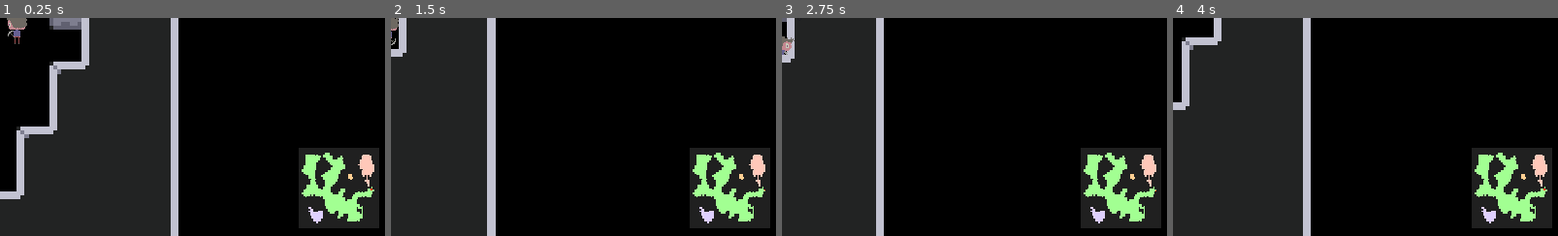
Above: before the commit, frames 1-4 (left to right).
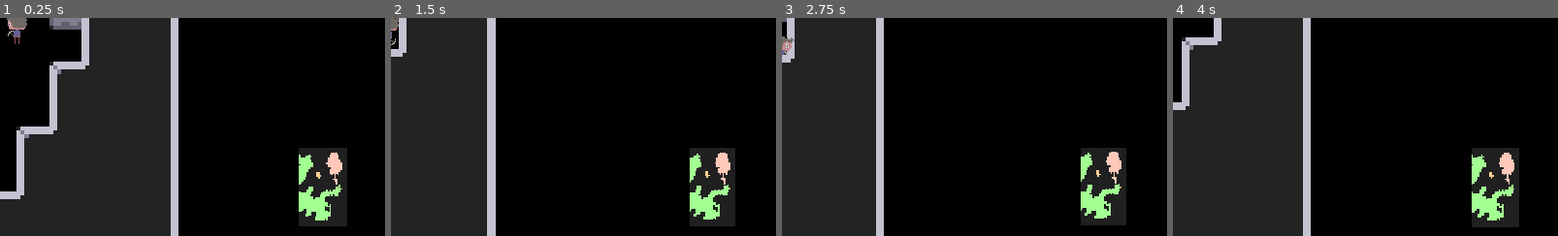
Above: after the commit, the same moments.

Repository: FrankJRix/minorman-game
Game: Godot game, scene res://classes/procedural_generation/ProceduralGeneration.tscn
Same seed, same stepped clock (60 frames per second), same inputs: the game is played once before the commit and once after it. This scene is started directly instead of the project's main scene.
Inputs (mouse positions are % of the whole screen's width and height, from its top left):
- Up to frame 1 (0.25 s): no input
- Up to frame 2 (1.5 s): tap Enter (test_fullscreen) at 0.5 s; move the mouse to (73, 45) at 0.52 s; hold D (move_east) 0.53-1.28 s; tap E (interact) at 0.6 s; tap Space (jump) at 0.77 s; move the mouse to (30, 55) at 1.27 s; hold S (move_south) from 1.28 s (still down); click (30, 55) at 1.35 s
- Up to frame 3 (2.75 s): tap Space (jump) at 1.52 s; tap E (interact) at 1.55, 2.1 s; move the mouse to (60, 28) at 2.02 s; release S (move_south) at 2.03 s; hold D (move_east) from 2.03 s (still down)
- Up to frame 4 (4 s): move the mouse to (45, 70) at 2.77 s; release D (move_east) at 2.78 s; hold W (move_north) 2.78-3.53 s; tap Shift (sprint) at 2.85 s; tap Space (jump) at 3.02, 3.77 s; tap E (interact) at 3.05, 3.6 s; move the mouse to (81, 65) at 3.52 s; hold A (move_west) from 3.53 s (still down)
The pictures show only the part of the screen within x 50-100%, y 49-99%; the shares and areas given below are measured in that part.

The runs differ from the first frame. In frame 1, 5.6% of the frame differs, in the area x 77-99%, y 59-97%; in frame 2, 5.8%; in frame 3, 5.9%; in frame 4, 5.6%.
Error in both runs: Invalid get index 'jump' (on base: 'Dictionary'). (res://characters/player/norman_state_machine.gd:16)

Commit message:
Time to rebranch. Fin qui tutto bene, e tutto migliorabile. See ya.

Diff:
--- a/00_MinorMan/classes/procedural_generation/Minimap.gd
+++ b/00_MinorMan/classes/procedural_generation/Minimap.gd
@@ -4,6 +4,8 @@
 const FREE_SPACE = 0
 
 const SCALE = 0.05
+
+onready var camera = $PlayerMarker/Camera2D
 
 func update_minimap(map):
 
@@ -14,6 +16,18 @@
 			else:
 				set_cell(i, j, map[i][j]["tunnel_id"] % 9 + 1)
 
+	#set_camera_limits()
+
 
 func update_player_marker(player_position):
 	$PlayerMarker.position = player_position * SCALE
+
+
+func set_camera_limits():
+	var limit_left = 200
+	var limit_right = 200 - get_used_rect().size.x
+	var limit_top
+	var limit_bottom
+
+	camera.limit_left = limit_left
+	camera.limit_right = limit_right
--- a/00_MinorMan/classes/procedural_generation/Minimap.tscn
+++ b/00_MinorMan/classes/procedural_generation/Minimap.tscn
@@ -167,6 +167,11 @@
 script = ExtResource( 2 )
 
 [node name="PlayerMarker" type="Sprite" parent="."]
+position = Vector2( 200, 200 )
 texture = ExtResource( 1 )
 hframes = 11
 frame = 10
+
+[node name="Camera2D" type="Camera2D" parent="PlayerMarker"]
+current = true
+editor_draw_limits = true
--- a/00_MinorMan/classes/procedural_generation/ProceduralGeneration.gd
+++ b/00_MinorMan/classes/procedural_generation/ProceduralGeneration.gd
@@ -4,7 +4,6 @@
 
 func _ready():
 	setup_level()
-
 
 func spawn_player():
 	var point_on_map = fetch_spawn_point()
@@ -13,13 +12,31 @@
 	$YSort/Norman.position = point_in_world
 
 
-func build_cave_map():
+# Ovviamente qui c'è un bug. Perché i vicini che conto stanno sulla generazione precedente. Però il comportamento è interessante,
+# perché sembra introdurre un bias selettivo che aggiunge, piuttosto che togliere.
+func fetch_spawn_point():
+	var ideal_spawn: Vector2
+
+	for i in CAVE_WIDTH:
+		for j in CAVE_HEIGHT:
+			if map[i][j]["tunnel_id"] == largest_tunnel["id"] and count_neighbourhood(i, j) == 0:
+				ideal_spawn = Vector2(i, j)
+				break
+
+	if  not ideal_spawn:
+		print("Could not find suitable spawn point.")
+		setup_level()
+
+	return ideal_spawn
+
+
+func build_level():
 	tilemap.build_map(map, CAVE_WIDTH, CAVE_HEIGHT)
 
 
 func setup_level():
 	setup_map()
-	build_cave_map()
+	build_level()
 	spawn_player()
 
 
--- a/00_MinorMan/classes/procedural_generation/cave_generator.gd
+++ b/00_MinorMan/classes/procedural_generation/cave_generator.gd
@@ -2,8 +2,6 @@
 
 class_name CaveGenerator
 
-const CAVE_WIDTH = 50
-const CAVE_HEIGHT = 50
 const INITIAL_RATIO = 0.6
 const NEIGHBOURHOOD_TRESHOLD = 4
 const NUMBER_OF_STEPS = 5
@@ -13,6 +11,9 @@
 const ROCK = 1
 const FREE_SPACE = 0
 
+
+export var CAVE_WIDTH = 50
+export var CAVE_HEIGHT = 50
 
 var map := []
 # This holds a 2D array of dictionaries of the following structure:
@@ -143,24 +144,6 @@
 	map[tile_pos.x][tile_pos.y]["tunnel_id"] = id
 
 
-# Ovviamente qui c'è un bug. Perché i vicini che conto stanno sulla generazione precedente. Però il comportamento è interessante,
-# perché sembra introdurre un bias selettivo che aggiunge, piuttosto che togliere.
-func fetch_spawn_point():
-	var ideal_spawn
-
-	for i in CAVE_WIDTH:
-		for j in CAVE_HEIGHT:
-			if map[i][j]["tunnel_id"] == largest_tunnel["id"] and count_neighbourhood(i, j) == 0:
-				ideal_spawn = Vector2(i, j)
-				break
-
-	if  not ideal_spawn:
-		print("Could not find suitable spawn point.")
-		setup_map()
-
-	return ideal_spawn
-
-
 func setup_map():
 	randomize()
 	initialize_map()
